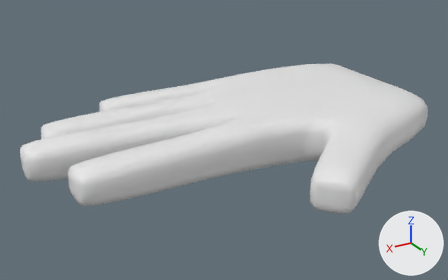
The glTF model src/routes/scan2/hand.glb: old version first, new version second.
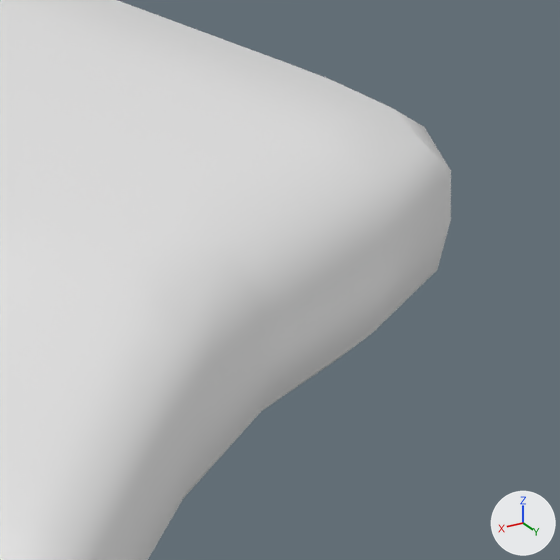
Old and new are each drawn whole from a 50 mm camera at (3.454, 3.372, 1.596) aimed at (1.521, 0.15, -0.014) and again close up on the part from 77% to 100% of the width and 27% to 64% of the height. The lights are fixed; the arrows at lower right show +X, +Y and +Z.

In view in the first close-up: 'Hand'.
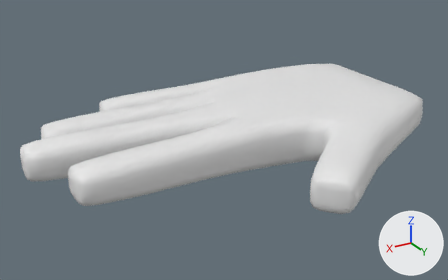
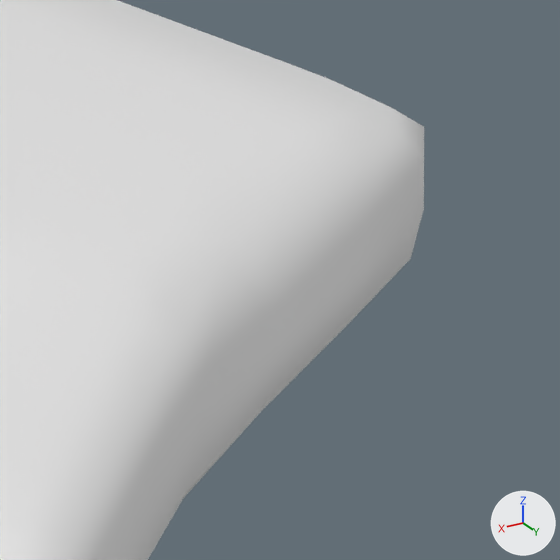
What differs and where, as boxes (x1, y1, x2, y2) in the close-ups (560 x 560 px; the box of a moved part takes in the faces that stretch with it):
'Hand', reshaped: before (0, 0, 451, 560); after (0, 0, 424, 560)
part 1 of me_mesh, moved or reshaped: before (237, 108, 451, 411); after (237, 108, 424, 409)

The change, as a list of edits to the scene's bpy script:
```text
Change me_mesh:
    where me_mesh.from_pydata(...)  # 1794 vertices, 3584 faces; spans x -0.05..2.76, y -0.75..1.23, z -0.15..0.15
    used by ob_hand; location = (0.0, 0.0, 0.0)
    me_mesh part 1: all 10 vertices in x 0.07..0.32, y 0.54..0.67, z -0.13..0.12 are moved by (0.0, -0.04, 0.0)
```
